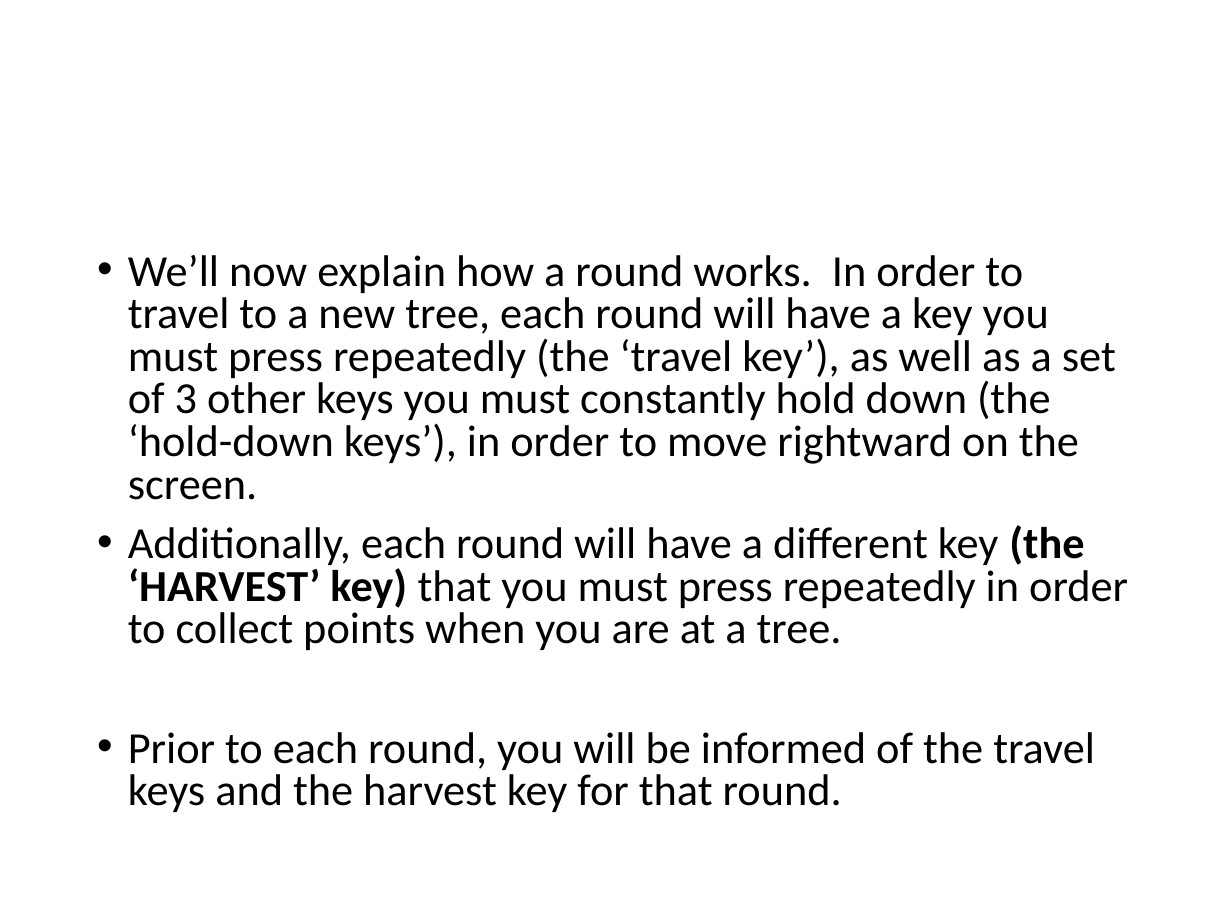
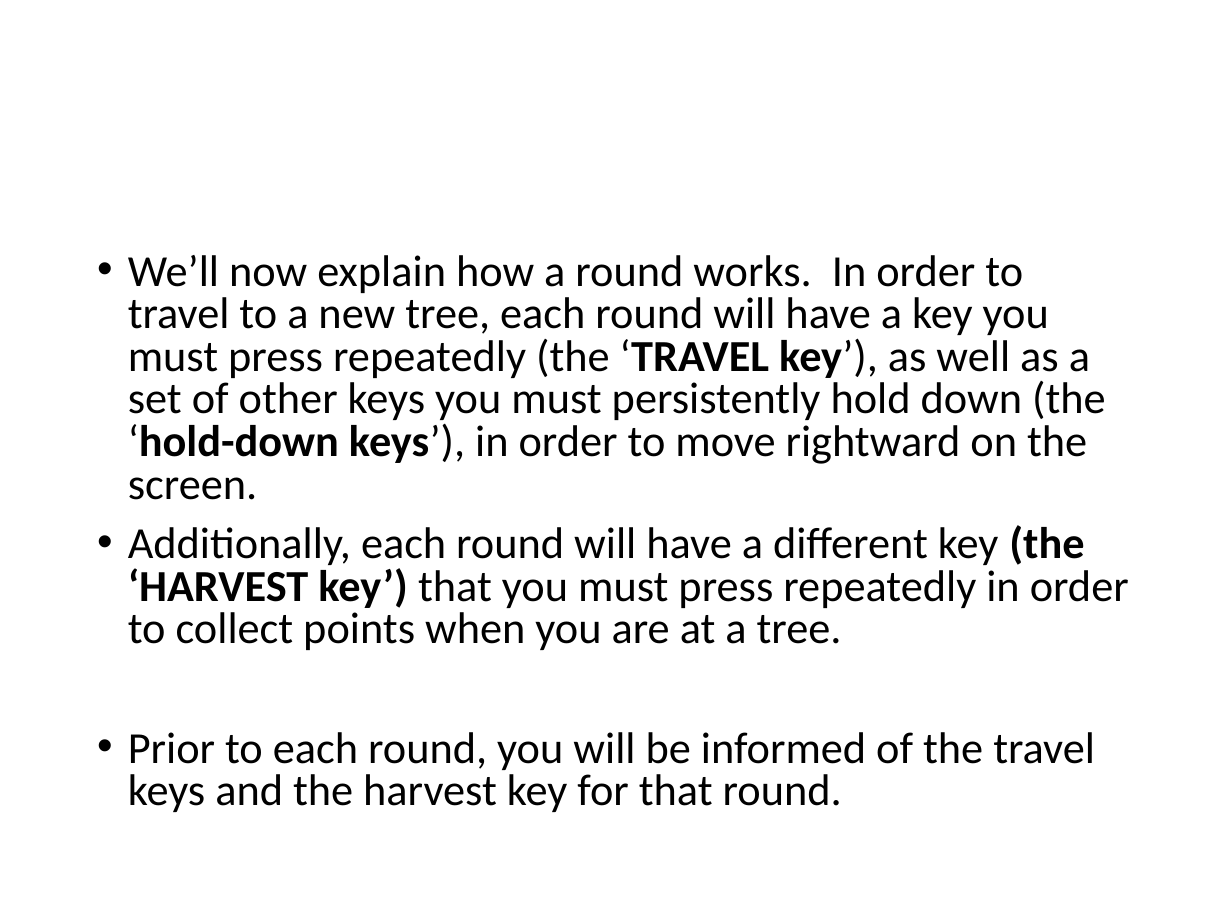
Before and after one commit to evanrussek/forage_jsp, a slide deck: slide 2 of public/ver_3/Stimuli/forage_instructions.pptx. Drawn at 1232x924 pixels with LibreOffice and Linux fonts; fonts in the diff are those of the drawing. Boxes give left, top, right and bottom in pixels: in the first picture for what was removed or moved away, otherwise in the second. Text is boxed around its words. In the diff, an @@ line names an element or a change of style, - is before the commit and + after.

```diff
--- a/public/ver_3/Stimuli/forage_instructions.pptx
+++ b/public/ver_3/Stimuli/forage_instructions.pptx
@@ text at box(128, 255, 1129, 650): text changed @@
-• We’ll now explain how a round works. In order to travel to a new tree, each round will have a key you must press repeatedly (the ‘travel key’), as well as a set of 3 other keys you must constantly hold down (the ‘hold-down keys’), in order to move rightward on the screen.
-• Additionally, each round will have a different key (the ‘HARVEST’ key) that you must press repeatedly in order to collect points when you are at a tree.
+• We’ll now explain how a round works. In order to travel to a new tree, each round will have a key you must press repeatedly (the ‘TRAVEL key’), as well as a set of other keys you must persistently hold down (the ‘hold-down keys’), in order to move rightward on the screen.
+• Additionally, each round will have a different key (the ‘HARVEST key’) that you must press repeatedly in order to collect points when you are at a tree.
```
Also in this commit, not shown: 7 other slides changed, 14 other files.
